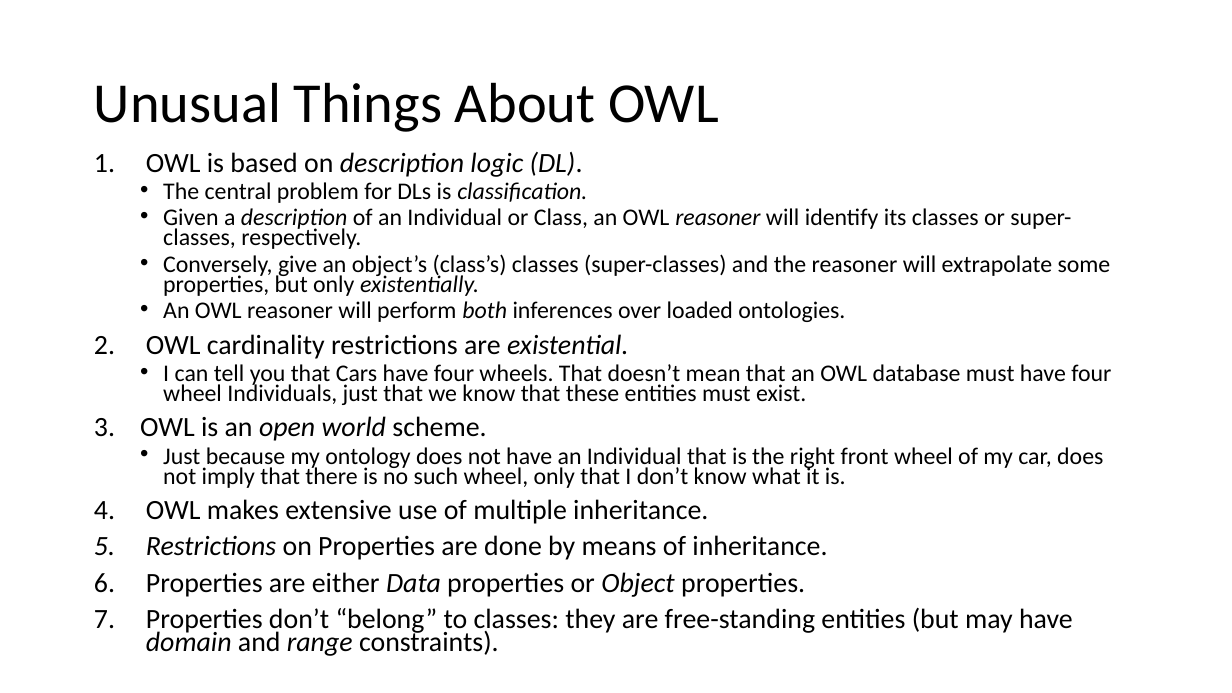
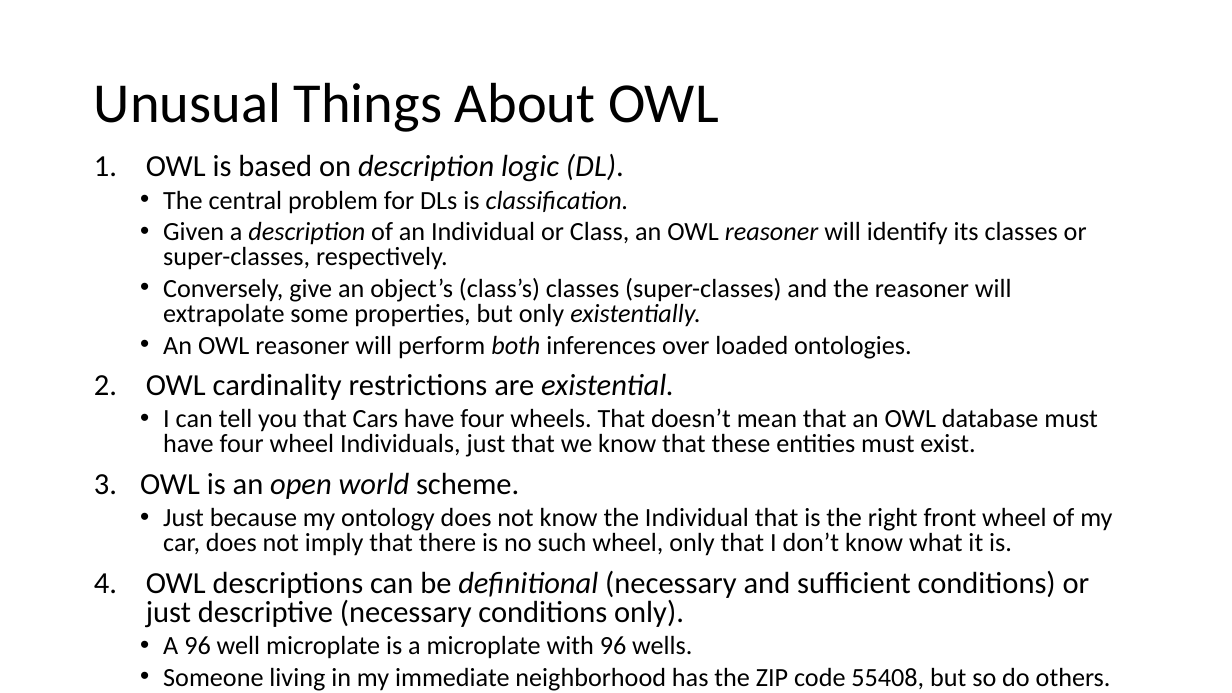
Before and after one commit to Bioprotocols/container-ontology, a slide deck: slide 11 of docs/Container Ontology 2022-03-11.pptx (slide 5 before the commit). Drawn at 1232x693 pixels with LibreOffice and Linux fonts; fonts in the diff are those of the drawing. Boxes give left, top, right and bottom in pixels: in the first picture for what was removed or moved away, otherwise in the second. Text is boxed around its words. In the diff, an @@ line names an element or a change of style, - is before the commit and + after.

```diff
--- a/docs/Container Ontology 2022-03-11.pptx
+++ b/docs/Container Ontology 2022-03-11.pptx
@@ text at (140,154,1097,499): size 21.7 to 23.8 pt in "OWL is based on description logic (DL).", "OWL cardinality restrictions are existential.", "OWL is an open world scheme."; size 18.6 to 20.4 pt in "The central problem for DLs is classification.", "Given a description of an Individual or ...", "Conversely, give an object’s (class’s) classes (super-classe ...", "An OWL reasoner will perform both inferences ..." and 1 more places; line spacing 0.7 to 0.8 @@
@@ text at (146,507,1112,691): text changed; size 21.7 to 20.4 pt @@
-  • Just because my ontology does not have an Individual that is the right front wheel of my car, does not imply that there is no such wheel, only that I don’t know what it is.
-4. OWL makes extensive use of multiple inheritance.
-5. Restrictions on Properties are done by means of inheritance.
-6. Properties are either Data properties or Object properties.
-7. Properties don’t “belong” to classes: they are free-standing entities (but may have domain and range constraints).
+  • Just because my ontology does not know the Individual that is the right front wheel of my car, does not imply that there is no such wheel, only that I don’t know what it is.
+4. OWL descriptions can be definitional (necessary and sufficient conditions) or just descriptive (necessary conditions only).
+  • A 96 well microplate is a microplate with 96 wells.
+  • Someone living in my immediate neighborhood has the ZIP code 55408, but so do others.
```
Also in this commit, not shown: 3 other slides changed, 4 slides added, 1 slide removed, 2 other files.
